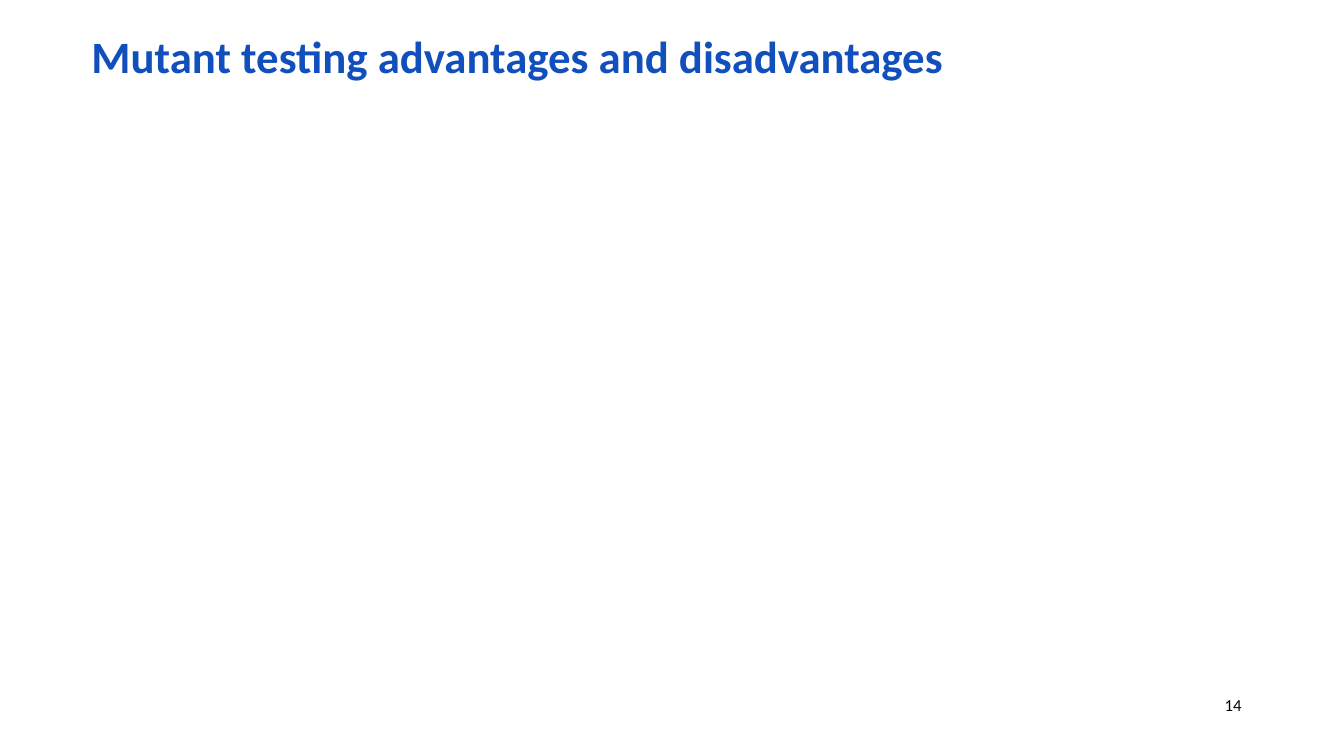
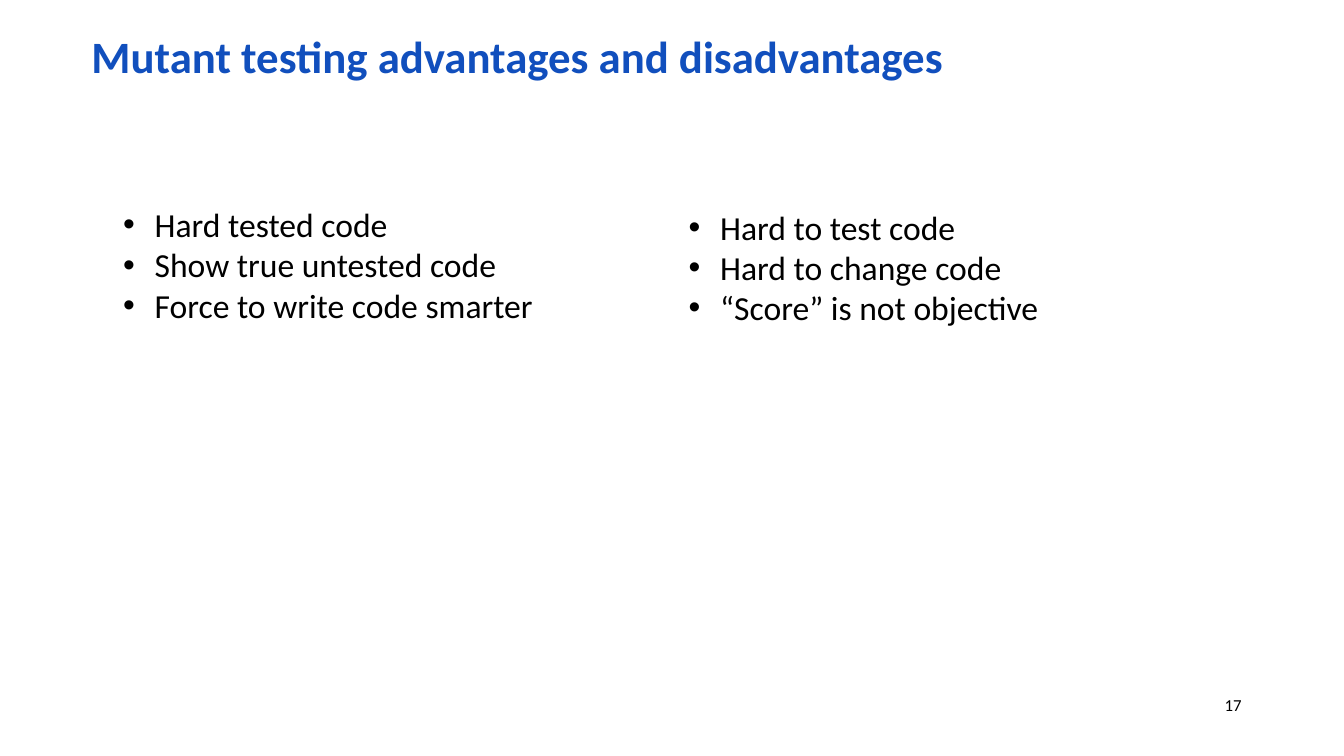
Before and after one commit to wolf-off/Stryker-demo, a slide deck: slide 17 of Mutation [Autosaved].pptx (slide 14 before the commit). Drawn at 1344x756 pixels with LibreOffice and Linux fonts; fonts in the diff are those of the drawing; background and template pictures are left out. Boxes give left, top, right and bottom in pixels: in the first picture for what was removed or moved away, otherwise in the second. Text is boxed around its words. In the diff, an @@ line names an element or a change of style, - is before the commit and + after.

```diff
--- a/Mutation [Autosaved].pptx
+++ b/Mutation [Autosaved].pptx
@@ text added at <box>155,213,533,319</box>, 24 pt, text #000000 @@
+• Hard tested code
+• Show true untested code
+• Force to write code smarter
@@ text added at <box>720,216,1039,326</box>, 24 pt, text #000000 @@
+• Hard to test code
+• Hard to change code
+• “Score” is not objective
@@ page number at <box>1225,700,1242,711</box>: text changed @@
-14
+17
```
Also in this commit, not shown: 2 other slides changed, 4 slides added, 1 slide removed, 1 other file.
